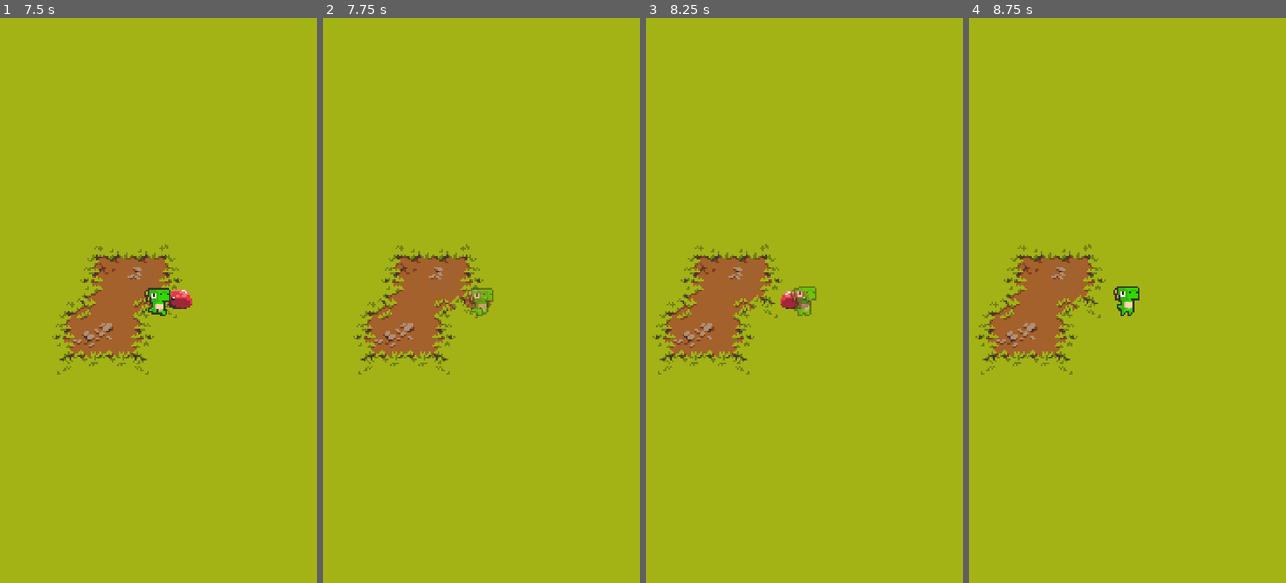
Above: before the commit, frames 1-4 (left to right).
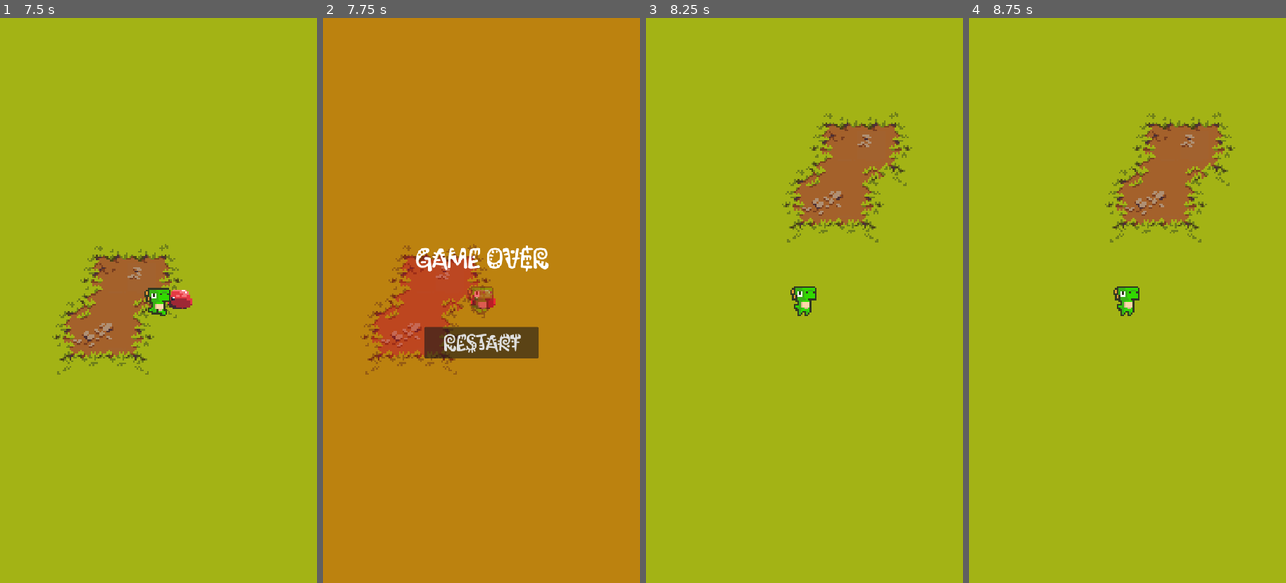
Above: after the commit, the same moments.

Repository: DanieII/primal-survival
Game: Godot game, scene res://scenes/game.tscn
The game is run twice, just before and just after one commit, with the same random seed, the same clock (stepped at 60 frames per second) and the same inputs.
Inputs (mouse positions are in pixels of both pictures, inside the frame that each line leads up to):
- Up to frame 1 (7.5 s): tap Enter at 0.5 s; hold W (move_up) 0.53-2.03 s; hold A (move_left) 2.03-3.53 s; hold S (move_down) 3.53-4.28 s; hold D (move_right) 4.28-5.03 s; hold W (move_up) 5.03-5.78 s; hold D (move_right) from 5.78 s (still down)
- Up to frame 2 (7.75 s): keep holding D (move_right)
- Up to frame 3 (8.25 s): release D (move_right) at 8 s; click (804, 340) at 8 s, where only the run after the commit has a clickable "Restart"
- Up to frame 4 (8.75 s): no input

Frame 1 is identical in both runs. In frame 2, 100% of the frame differs, in the area x 0-100%, y 0-100%; in frame 3, 9.1%; in frame 4, 8.6%.

Commit message:
Add restart button when dying

Diff:
--- a/project.godot
+++ b/project.godot
@@ -14,6 +14,10 @@
 run/main_scene="res://scenes/game.tscn"
 config/features=PackedStringArray("4.3", "Mobile")
 config/icon="res://icon.svg"
+
+[autoload]
+
+GameManager="*res://scripts/common/game_manager.gd"
 
 [display]
 
--- a/scenes/character/character.tscn
+++ b/scenes/character/character.tscn
@@ -1,34 +1,13 @@
-[gd_scene load_steps=26 format=3 uid="uid://5ielw72bg5bs"]
+[gd_scene load_steps=20 format=3 uid="uid://d0dbc13lkx3th"]
 
 [ext_resource type="Texture2D" uid="uid://j6gtffkksci3" path="res://assets/sprites/dinosaurs/male/olaf/base/idle.png" id="1_83v6v"]
 [ext_resource type="Script" path="res://scripts/character/character.gd" id="1_x5bpd"]
-[ext_resource type="Texture2D" uid="uid://374vnctcv0pa" path="res://assets/sprites/dinosaurs/male/olaf/base/dead.png" id="2_ehdkt"]
 [ext_resource type="PackedScene" uid="uid://cwgd83jke7jra" path="res://scenes/character/shooting_area.tscn" id="2_ppeqm"]
 [ext_resource type="Texture2D" uid="uid://d32lket1ko0hx" path="res://assets/sprites/dinosaurs/male/olaf/base/move.png" id="3_63arp"]
 [ext_resource type="PackedScene" uid="uid://u3w6d54yvyd6" path="res://scenes/character/movement.tscn" id="5_h3wwx"]
 [ext_resource type="PackedScene" uid="uid://djj6imvssphrq" path="res://scenes/character/enemy_spawner.tscn" id="6_annql"]
 [ext_resource type="PackedScene" uid="uid://mpudpbvahuce" path="res://scenes/character/enemy_collision.tscn" id="6_kmg68"]
 [ext_resource type="PackedScene" uid="uid://1pbie56nq4um" path="res://scenes/common/health.tscn" id="6_u5qw4"]
-
-[sub_resource type="AtlasTexture" id="AtlasTexture_nja1x"]
-atlas = ExtResource("2_ehdkt")
-region = Rect2(0, 0, 24, 24)
-
-[sub_resource type="AtlasTexture" id="AtlasTexture_svq15"]
-atlas = ExtResource("2_ehdkt")
-region = Rect2(24, 0, 24, 24)
-
-[sub_resource type="AtlasTexture" id="AtlasTexture_ekyur"]
-atlas = ExtResource("2_ehdkt")
-region = Rect2(48, 0, 24, 24)
-
-[sub_resource type="AtlasTexture" id="AtlasTexture_ng3dq"]
-atlas = ExtResource("2_ehdkt")
-region = Rect2(72, 0, 24, 24)
-
-[sub_resource type="AtlasTexture" id="AtlasTexture_nop43"]
-atlas = ExtResource("2_ehdkt")
-region = Rect2(96, 0, 24, 24)
 
 [sub_resource type="AtlasTexture" id="AtlasTexture_af84c"]
 atlas = ExtResource("1_83v6v")
@@ -68,26 +47,6 @@
 
 [sub_resource type="SpriteFrames" id="SpriteFrames_kdcv6"]
 animations = [{
-"frames": [{
-"duration": 1.0,
-"texture": SubResource("AtlasTexture_nja1x")
-}, {
-"duration": 1.0,
-"texture": SubResource("AtlasTexture_svq15")
-}, {
-"duration": 1.0,
-"texture": SubResource("AtlasTexture_ekyur")
-}, {
-"duration": 1.0,
-"texture": SubResource("AtlasTexture_ng3dq")
-}, {
-"duration": 1.0,
-"texture": SubResource("AtlasTexture_nop43")
-}],
-"loop": false,
-"name": &"dying",
-"speed": 9.0
-}, {
 "frames": [{
 "duration": 1.0,
 "texture": SubResource("AtlasTexture_af84c")
@@ -138,7 +97,7 @@
 
 [node name="AnimatedSprite2D" type="AnimatedSprite2D" parent="."]
 sprite_frames = SubResource("SpriteFrames_kdcv6")
-animation = &"dying"
+animation = &"idle"
 autoplay = "idle"
 
 [node name="CollisionShape2D" type="CollisionShape2D" parent="."]
@@ -147,7 +106,7 @@
 [node name="Movement" parent="." instance=ExtResource("5_h3wwx")]
 
 [node name="Health" parent="." instance=ExtResource("6_u5qw4")]
-health = 100
+health = 1
 
 [node name="ShootingArea" parent="." instance=ExtResource("2_ppeqm")]
 collision_layer = 2
--- a/scenes/game.tscn
+++ b/scenes/game.tscn
@@ -1,8 +1,10 @@
-[gd_scene load_steps=10 format=4 uid="uid://dwaj6rfq20np5"]
-
-[ext_resource type="PackedScene" uid="uid://5ielw72bg5bs" path="res://scenes/character/character.tscn" id="1_b5key"]
+[gd_scene load_steps=12 format=4 uid="uid://dwaj6rfq20np5"]
+
+[ext_resource type="PackedScene" uid="uid://d0dbc13lkx3th" path="res://scenes/character/character.tscn" id="1_b5key"]
+[ext_resource type="Script" path="res://scripts/common/game_manager.gd" id="1_o43ad"]
 [ext_resource type="Texture2D" uid="uid://cf72ufb0gmspk" path="res://assets/sprites/tilesets/Tileset.png" id="2_cthnq"]
 [ext_resource type="Texture2D" uid="uid://cltsmjqou5nb2" path="res://assets/sprites/tilesets/Decorations.png" id="3_jwqoi"]
+[ext_resource type="PackedScene" uid="uid://dmkeyv0yb1ghc" path="res://scenes/ui/game_over.tscn" id="6_bdahr"]
 
 [sub_resource type="TileSetAtlasSource" id="TileSetAtlasSource_tuc0k"]
 texture = ExtResource("2_cthnq")
@@ -292,6 +294,9 @@
 
 [node name="Game" type="Node2D"]
 
+[node name="GameManager" type="Node" parent="."]
+script = ExtResource("1_o43ad")
+
 [node name="Map" type="Node" parent="."]
 
 [node name="Base" type="TileMapLayer" parent="Map"]
@@ -311,3 +316,5 @@
 
 [node name="Camera2D" type="Camera2D" parent="Character"]
 zoom = Vector2(4, 4)
+
+[node name="GameOver" parent="." instance=ExtResource("6_bdahr")]
--- /dev/null
+++ b/scenes/ui/game_over.tscn
@@ -0,0 +1,55 @@
+[gd_scene load_steps=4 format=3 uid="uid://dmkeyv0yb1ghc"]
+
+[ext_resource type="Script" path="res://scripts/ui/game_over.gd" id="1_3klas"]
+[ext_resource type="FontFile" uid="uid://bnmbuhjrs1y1h" path="res://assets/fonts/Kablammo-Regular.ttf" id="1_i8nks"]
+
+[sub_resource type="LabelSettings" id="LabelSettings_px3g0"]
+font = ExtResource("1_i8nks")
+font_size = 60
+
+[node name="GameOver" type="CanvasLayer"]
+process_mode = 2
+visible = false
+script = ExtResource("1_3klas")
+
+[node name="ColorRect" type="ColorRect" parent="."]
+anchors_preset = 15
+anchor_right = 1.0
+anchor_bottom = 1.0
+grow_horizontal = 2
+grow_vertical = 2
+color = Color(1, 0, 0, 0.27451)
+
+[node name="EndText" type="Label" parent="."]
+anchors_preset = 14
+anchor_top = 0.5
+anchor_right = 1.0
+anchor_bottom = 0.5
+offset_top = -135.0
+offset_bottom = -56.0
+grow_horizontal = 2
+grow_vertical = 2
+text = "Game Over"
+label_settings = SubResource("LabelSettings_px3g0")
+horizontal_alignment = 1
+autowrap_mode = 3
+
+[node name="Button" type="Button" parent="."]
+anchors_preset = 8
+anchor_left = 0.5
+anchor_top = 0.5
+anchor_right = 0.5
+anchor_bottom = 0.5
+offset_left = -130.0
+offset_top = 60.0
+offset_right = 130.0
+offset_bottom = 131.0
+grow_horizontal = 2
+grow_vertical = 2
+size_flags_horizontal = 4
+size_flags_vertical = 4
+theme_override_fonts/font = ExtResource("1_i8nks")
+theme_override_font_sizes/font_size = 48
+text = "Restart"
+
+[connection signal="pressed" from="Button" to="." method="_on_button_pressed"]
--- a/scripts/character/character.gd
+++ b/scripts/character/character.gd
@@ -4,5 +4,9 @@
 @onready var health_component = get_node("Health")
 
 
+func _ready():
+	pass
+
+
 func die():
-	print("GAME OVER")
+	GameManager.game_over()
--- a/scripts/character/enemy_spawner.gd
+++ b/scripts/character/enemy_spawner.gd
@@ -1,18 +1,11 @@
 extends Path2D
 
-const SPAWN_AREA_WIDTH = 200
-const SPAWN_AREA_HEIGHT = 350
+const SPAWN_AREA_WIDTH = 250
+const SPAWN_AREA_HEIGHT = 400
 const WORLD_MIN_POSITION = -450
 const WORLD_MAX_POSITION = 470
-var enemy_scenes: Array
-var enemy_spawn_location: PathFollow2D
-var game: Node2D
-
-
-func _ready() -> void:
-	enemy_spawn_location = $EnemySpawnLocation
-	game = get_node("/root/Game")
-	enemy_scenes = get_enemy_scenes()
+@onready var enemy_scenes = get_enemy_scenes()
+@onready var game = get_node("/root/Game")
 
 
 func get_enemy_scenes():
@@ -47,8 +40,8 @@
 
 
 func get_enemy_position():
-	enemy_spawn_location.progress_ratio = randf()
-	var enemy_position = enemy_spawn_location.global_position
+	$EnemySpawnLocation.progress_ratio = randf()
+	var enemy_position = $EnemySpawnLocation.global_position
 
 	# Make sure position is in world bounds
 	enemy_position = get_position_in_world_bounds(enemy_position)
--- a/scripts/character/movement.gd
+++ b/scripts/character/movement.gd
@@ -3,6 +3,7 @@
 const SPEED = 50
 @onready var character: CharacterBody2D = get_parent()
 @onready var animated_sprite = character.get_node("AnimatedSprite2D")
+@onready var health_component = get_parent().get_node("Health")
 
 
 func _physics_process(delta: float) -> void:
@@ -22,9 +23,5 @@
 
 
 func move_character(direction):
-	# Don't move if dead
-	# if health <= 0:
-	# 	return
-
 	character.velocity = direction * SPEED
 	character.move_and_slide()
--- /dev/null
+++ b/scripts/common/game_manager.gd
@@ -0,0 +1,16 @@
+extends Node
+
+var is_game_started = true
+
+
+func game_over():
+	is_game_started = false
+	get_node("/root/Game/GameOver").show()
+	get_tree().paused = true
+
+
+func restart_game():
+	is_game_started = true
+	get_node("/root/Game/GameOver").hide()
+	get_tree().paused = false
+	get_tree().reload_current_scene()
--- a/scripts/common/health.gd
+++ b/scripts/common/health.gd
@@ -19,7 +19,7 @@
 
 
 func indicate_damage():
-	var damaged_animation_timer = get_node("DamagedAnimationTimer")
+	var damaged_animation_timer = get_node_or_null("DamagedAnimationTimer")
 
 	if damaged_animation_timer:
 		# Restart timer
--- a/scripts/enemies/movement.gd
+++ b/scripts/enemies/movement.gd
@@ -2,7 +2,7 @@
 
 const SPEED = 20
 const MIN_DISTANCE_FROM_PLAYER = 1
-@onready var character = get_node("../../Character")
+@onready var character = get_node("/root/Game/Character")
 @onready var enemy = get_parent()
 @onready var animated_sprite = enemy.get_node("AnimatedSprite2D")
 
--- /dev/null
+++ b/scripts/ui/game_over.gd
@@ -0,0 +1,5 @@
+extends Node
+
+
+func _on_button_pressed() -> void:
+	GameManager.restart_game()
Binary file added: assets/fonts/Kablammo-Regular.ttf
Not shown, added: assets/fonts/Kablammo-Regular.ttf.import
Not shown, added: .DS_Store
Not shown, added: assets/.DS_Store
Not shown, added: assets/sprites/.DS_Store
Not shown, added: scenes/.DS_Store
Not shown, added: scripts/.DS_Store
